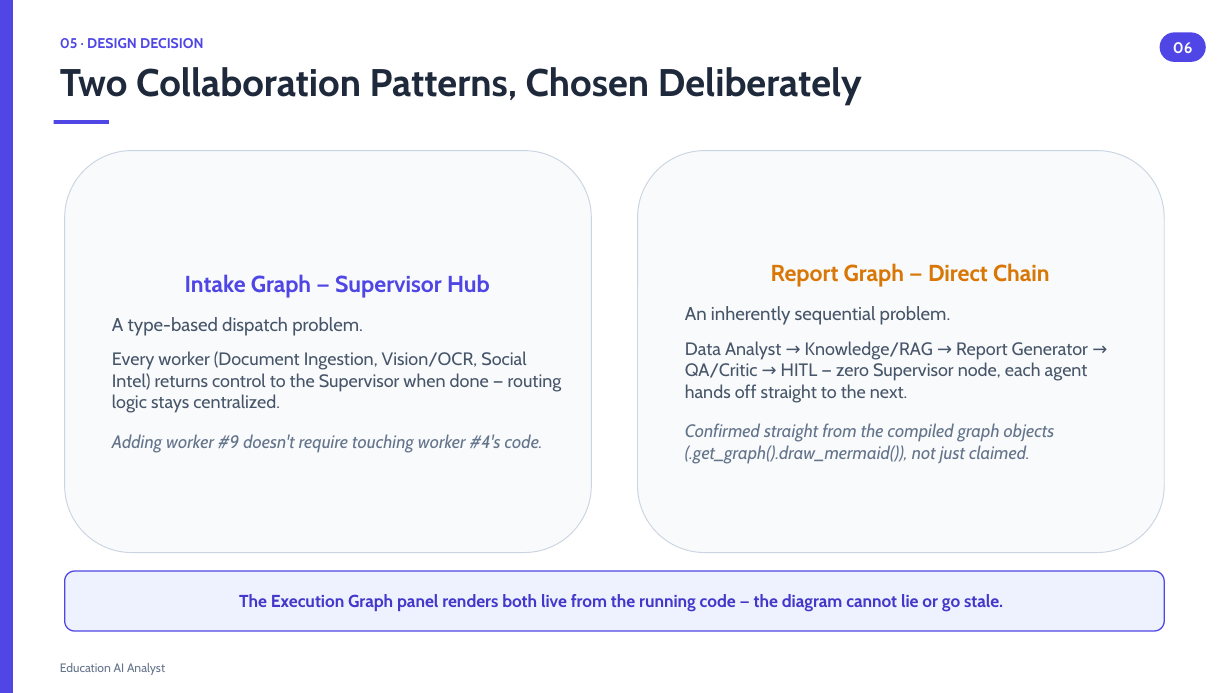
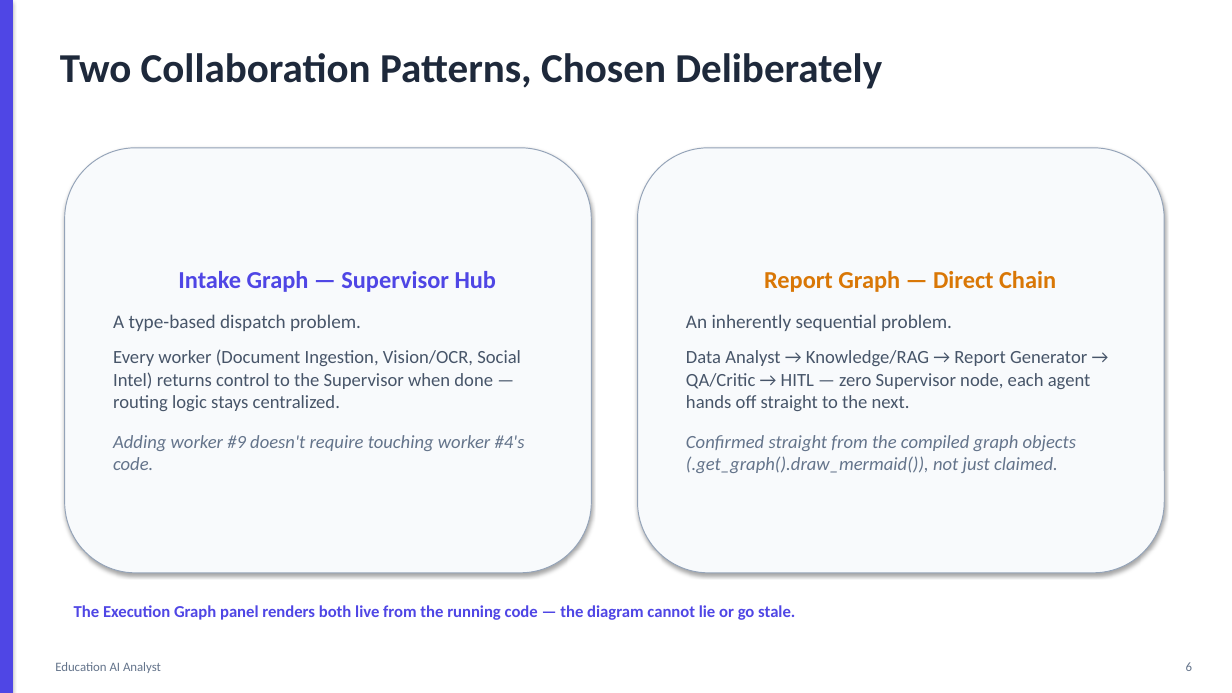
Before and after one commit to sumaiyaSultanaTarin/Education-AI-Analyst, a slide deck: slide 6 of docs/presentation-slides.pptx. Drawn at 1232x693 pixels with LibreOffice and Linux fonts; fonts in the diff are those of the drawing. Boxes give left, top, right and bottom in pixels: in the first picture for what was removed or moved away, otherwise in the second. Text is boxed around its words. In the diff, an @@ line names an element or a change of style, - is before the commit and + after.

```diff
--- a/docs/presentation-slides.pptx
+++ b/docs/presentation-slides.pptx
@@ rectangle at (0,0,13,693): shadow on @@
@@ text "Two Collaboration Patterns, Chosen Deliberately": place and size @@
-text "Two Collaboration Patterns, Chosen Deliberately" at (60,67,862,105)
+text "Two Collaboration Patterns, Chosen Deliberately" at (60,53,882,89)
@@ text "Two Collaboration Patterns, Chosen Deliberately" at (60,53,882,89): size 30 to 32 pt, font Cabin to Calibri @@
@@ text removed at (60,38,204,48) @@
-05 · DESIGN DECISION
@@ rounded rectangle removed at (1160,32,1206,62) @@
-06
@@ rectangle removed at (54,120,109,124) @@
@@ rounded rectangle "Intake Graph — Supervisor Hub": place and size @@
-rounded rectangle "Intake Graph — Supervisor Hub" at (65,151,592,553)
+rounded rectangle "Intake Graph — Supervisor Hub" at (65,148,592,573)
@@ rounded rectangle "Intake Graph — Supervisor Hub" at (65,148,592,573): size 18 to 19 pt in "Intake Graph — Supervisor Hub"; font Cabin to Calibri; size 14.5 to 15 pt in "A type-based dispatch problem."; size 14 to 14.5 pt in "Every worker (Document Ingestion, Vision/OCR, Social Intel) ...", "Adding worker #9 doesn't require touching worker ..."; outline #CBD5E1 0.75 pt to #94A3B8 0.75 pt; shadow on @@
@@ rounded rectangle "Report Graph — Direct Chain": place and size @@
-rounded rectangle "Report Graph — Direct Chain" at (638,151,1165,553)
+rounded rectangle "Report Graph — Direct Chain" at (638,148,1165,573)
@@ rounded rectangle "Report Graph — Direct Chain" at (638,148,1165,573): size 18 to 19 pt in "Report Graph — Direct Chain"; font Cabin to Calibri; size 14.5 to 15 pt in "An inherently sequential problem."; size 14 to 14.5 pt in "Data Analyst → Knowledge/RAG → Report Generator ...", "Confirmed straight from the compiled graph objects ..."; outline #CBD5E1 0.75 pt to #94A3B8 0.75 pt; shadow on @@
@@ text "The Execution Graph panel renders ...": place and size @@
-text "The Execution Graph panel renders ..." at (65,571,1165,631)
+text "The Execution Graph panel renders ..." at (74,605,795,620)
@@ text "The Execution Graph panel renders ..." at (74,605,795,620): size 13.5 to 13 pt, font Cabin to Calibri, text colour #4338CA to #4F46E5; alignment centre to left; vertical alignment middle to top; fill #EEF2FF to none; outline #4F46E5 1 pt to none @@
@@ text "Education AI Analyst" at (55,662,161,673): size 9.5 to 10 pt, font Cabin to Calibri @@
@@ text added at (1186,662,1192,671), 10 pt, text #64748B @@
+6
```
Also in this commit, not shown: 9 other slides changed.
